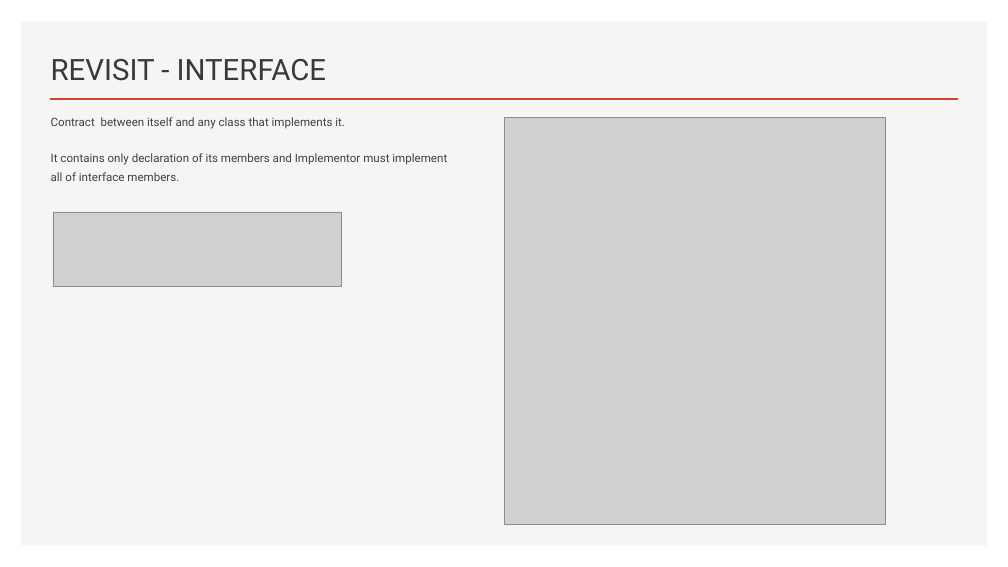
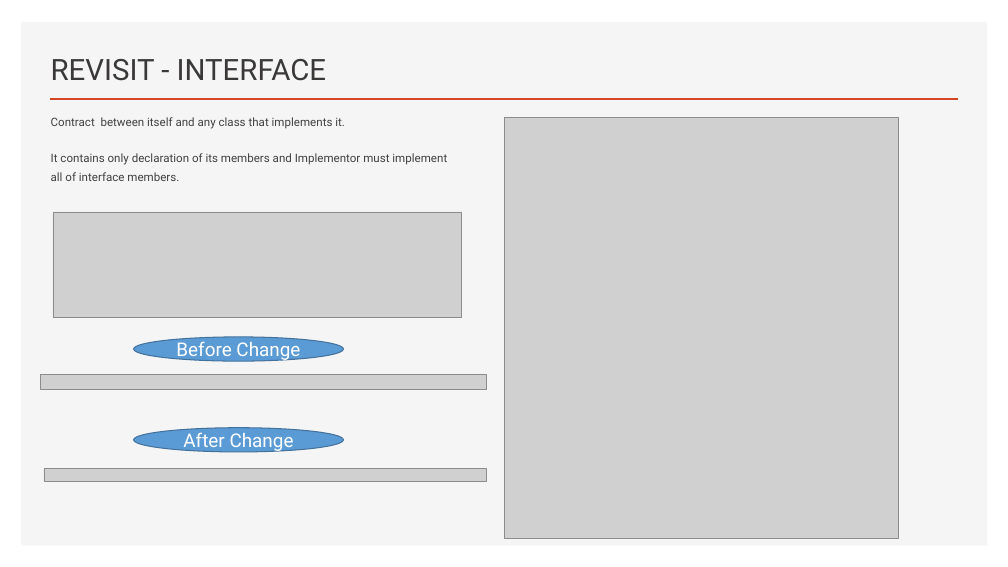
Before and after one commit to jatinrdave/SOLIDPRINCIPLESDEMO, a slide deck: slide 6 of SOLID PRINCIPLES_NEW.pptx (slide 4 before the commit). Drawn at 1008x567 pixels with LibreOffice and Linux fonts; fonts in the diff are those of the drawing; grey boxes stand for pictures. Boxes give left, top, right and bottom in pixels: in the first picture for what was removed or moved away, otherwise in the second. Text is boxed around its words. In the diff, an @@ line names an element or a change of style, - is before the commit and + after.

```diff
--- a/SOLID PRINCIPLES_NEW.pptx
+++ b/SOLID PRINCIPLES_NEW.pptx
@@ picture: place and size @@
-picture at [505, 117, 885, 525]
+picture at [505, 117, 899, 538]
@@ picture: place and size @@
-picture at [53, 212, 342, 287]
+picture at [53, 212, 462, 318]
@@ ellipse added at [134, 337, 344, 361], fill #5B9BD5, outline #43739E 1 pt, 18 pt, text #FFFFFF @@
+Before Change
@@ picture added at [41, 374, 487, 389] @@
@@ ellipse added at [134, 428, 344, 452], fill #5B9BD5, outline #43739E 1 pt, 18 pt, text #FFFFFF @@
+After Change
@@ picture added at [44, 469, 486, 482] @@
```
Also in this commit, not shown: 10 other slides changed, 4 slides added, 1 slide removed, 18 other files.
